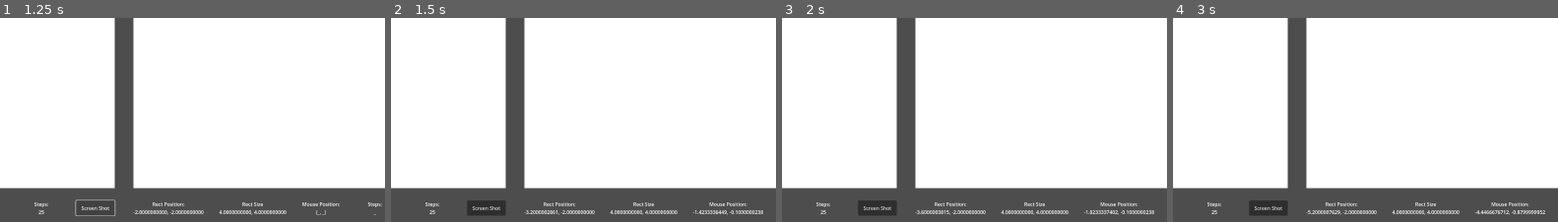
Above: before the commit, frames 1-4 (left to right).
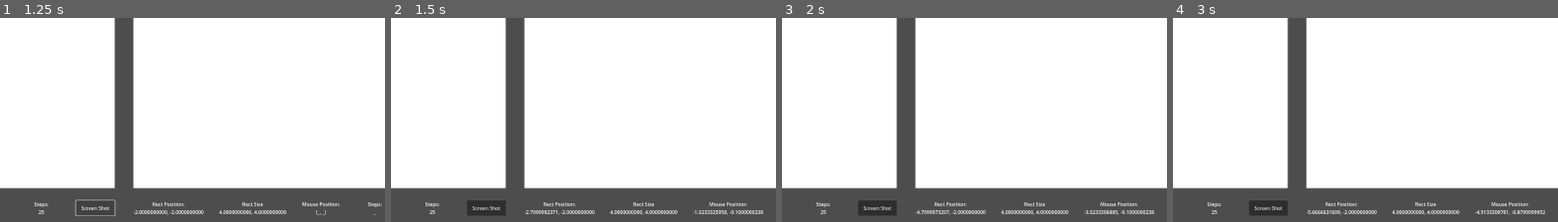
Above: after the commit, the same moments.

Repository: kirkatia98/mandelbrot
Game: Godot game, scene res://root.tscn
The game is run twice, just before and just after one commit, with the same random seed, the same clock (stepped at 60 frames per second) and the same inputs.
Inputs (mouse positions are % of the whole screen's width and height, from its top left):
- Up to frame 1 (1.25 s): click "Screen Shot" at 0.5 s
- Up to frame 2 (1.5 s): tap Enter at 1.25 s; move the mouse to (73, 44) at 1.27 s; hold Right (ui_right) from 1.28 s (still down); click (73, 44) at 1.42 s
- Up to frame 3 (2 s): keep holding Right (ui_right)
- Up to frame 4 (3 s): release Right (ui_right) at 2 s; tap Space at 2 s; drag from (30, 55) to (45, 70) at 2.02 s; tap Enter at 2.75 s; move the mouse to (60, 27) at 2.77 s; hold Right (ui_right) from 2.78 s (still down); click (60, 27) at 2.92 s
The pictures show only the part of the screen within x 34-84%, y 50-100%; the shares and areas given below are measured in that part.

Frame 1 is identical in both runs. In frame 2, less than 0.1% of the frame differs, in the area x 35-88%, y 94-97%; in frame 3, 0.1%; in frame 4, 0.1%, in the area x 36-88%, y 94-97%.

Commit message:
smooth panning movement in _process

Diff:
--- a/fractal.gd
+++ b/fractal.gd
@@ -5,7 +5,7 @@
 signal update_shader
 
 
-@export var pan_speed : float = 0.1
+@export var pan_speed : float = 0.05
 @export var zoom_speed : float = 0.95
 @export var margin : int = 25
 
@@ -46,8 +46,17 @@
 @onready var old_pos : Vector2
 @onready var old_mouse : Vector2
 
-func get_screen_rect():
+func get_screen_rect() -> Rect2:
 	return screen.get_rect()
+
+
+func mouse_on_screen() -> bool:
+	var local_mouse = get_local_mouse_position()
+	var screen_rect = get_screen_rect()
+
+	# shrink the actionable area by margin to prevent errant input
+	return screen_rect.grow(-margin).has_point(local_mouse)
+
 
 # convert local coordinates to coordinates used in the shader
 func local_to_shader(local : Vector2):
@@ -66,19 +75,29 @@
 	pass
 
 
+func _process(delta):
+
+	if(!mouse_on_screen()):
+		return
+
+	# smooth panning movement
+	var input_vector : Vector2 = Input.get_vector("ui_left", "ui_right", "ui_up", "ui_down")
+	var target_position = rect_position - rect_size * input_vector
+
+	rect_position = lerp(rect_position, target_position, delta)
+
+
 # drag and zoom input using a mouse
 func _input(event):
-	var local_mouse = get_local_mouse_position()
-	var screen_rect = get_screen_rect()
 
-	# shrink the actionable area by margin to prevent errant input
-	if(!screen_rect.grow(-margin).has_point(local_mouse)):
-		# not my event
+	if(!mouse_on_screen()):
 		# stop dragging
 		dragging = false
 		update_labels.emit()
 		return
 
+	var local_mouse = get_local_mouse_position()
+	var screen_rect = get_screen_rect()
 
 	var old_center: Vector2 = 0.5 * rect_size + rect_position
 
@@ -115,8 +134,3 @@
 		# drag event
 		# move rectangle to the old position offset by mouse movement (scaled to the size of the screen)
 		rect_position = old_pos - (local_mouse - old_mouse) / screen_rect.size * rect_size
-
-
-	# faster movement
-	var input_vector : Vector2 = Input.get_vector("ui_left", "ui_right", "ui_up", "ui_down")
-	rect_position -= pan_speed * rect_size * input_vector
--- a/fractal.tscn
+++ b/fractal.tscn
@@ -1,7 +1,6 @@
-[gd_scene load_steps=9 format=3 uid="uid://ctmsc8syid57c"]
+[gd_scene load_steps=8 format=3 uid="uid://ctmsc8syid57c"]
 
 [ext_resource type="Script" path="res://fractal.gd" id="2_cw1qa"]
-[ext_resource type="Texture2D" uid="uid://6wkpxm0ouq8a" path="res://palettes/ayy4-1x.png" id="3_m74ti"]
 [ext_resource type="Script" path="res://viewport.gd" id="4_173sy"]
 [ext_resource type="Shader" path="res://shader_code/sample.gdshader" id="4_lsovt"]
 [ext_resource type="Script" path="res://screen.gd" id="6_ehckw"]
@@ -27,7 +26,6 @@
 script = ExtResource("2_cw1qa")
 screen = NodePath("SubViewportContainer/SubViewport/Screen")
 shader_material = SubResource("ShaderMaterial_uk4db")
-palette_image = ExtResource("3_m74ti")
 
 [node name="SubViewportContainer" type="SubViewportContainer" parent="."]
 custom_minimum_size = Vector2(100, 100)
